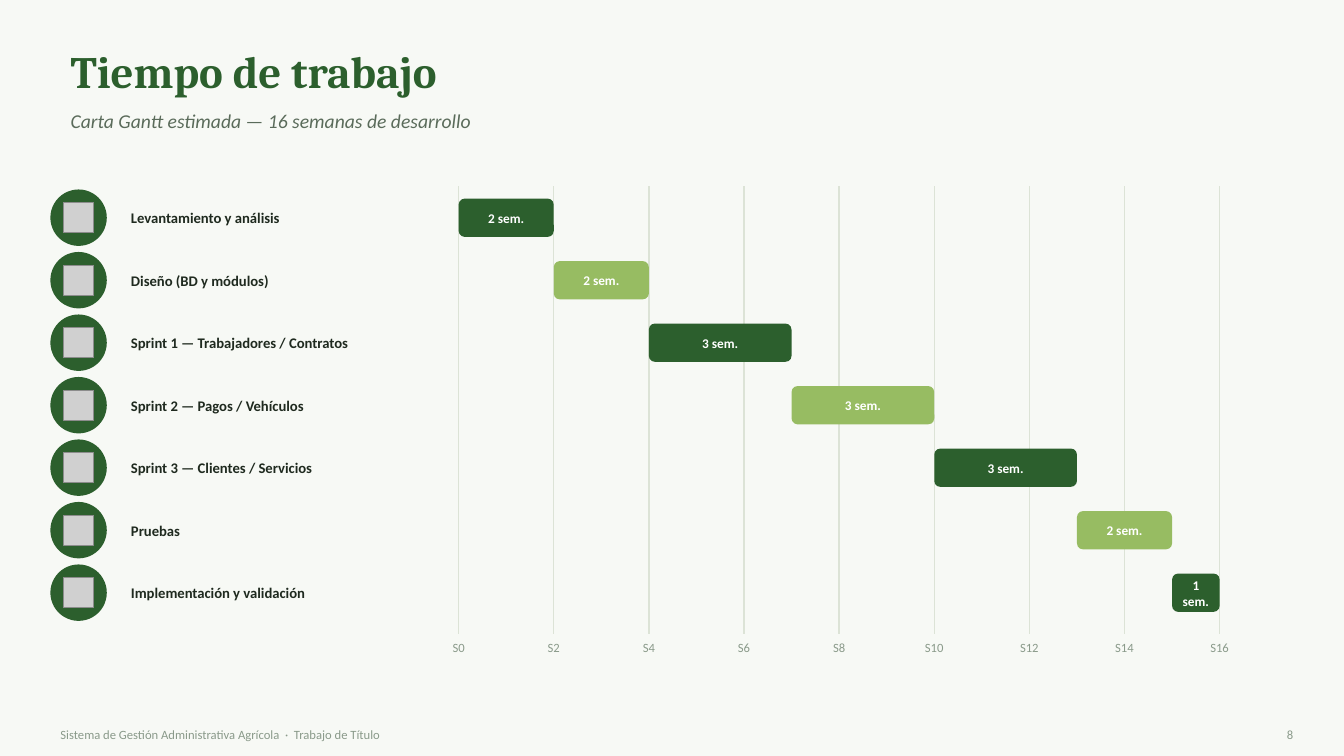
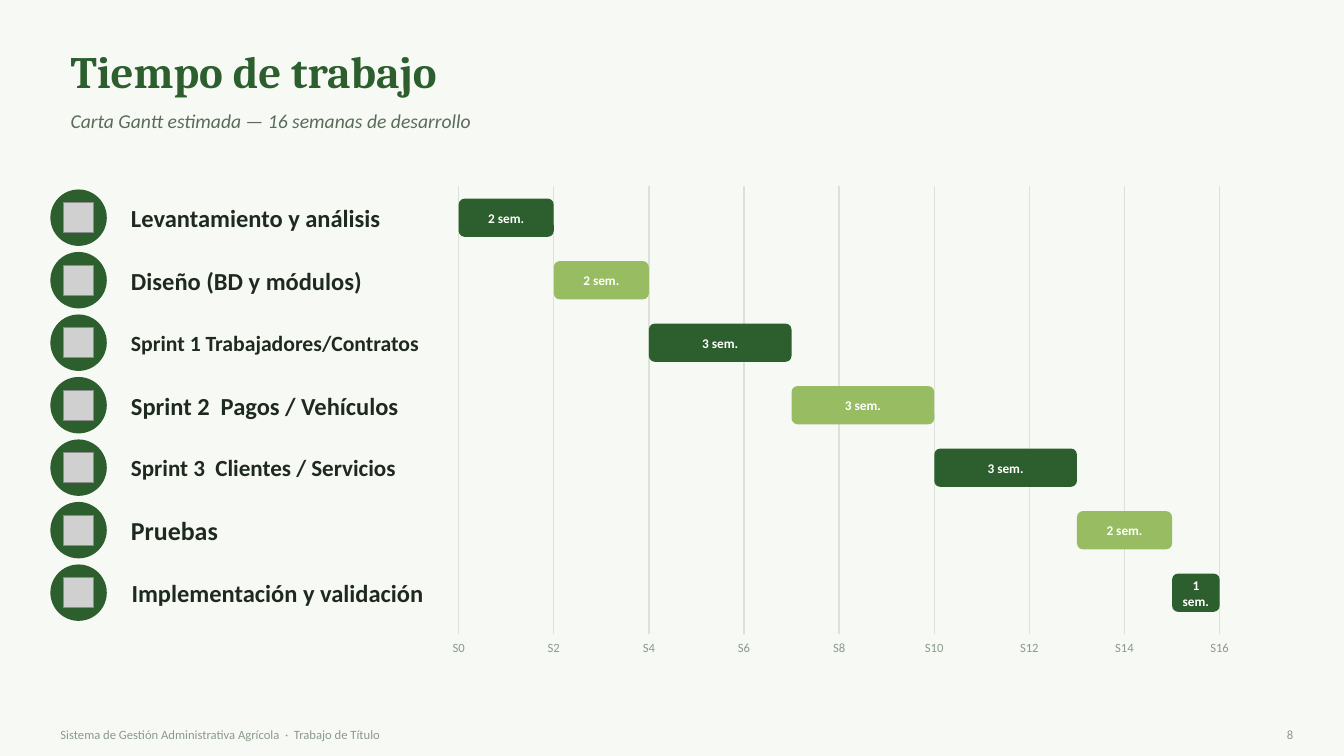
Before and after one commit to xXAlex236Xx/Capstone_005D, a slide deck: slide 9 of FASE 1/Evidencias Grupales/Presentacion_Proyecto.pptx (slide 8 before the commit). Drawn at 1344x756 pixels with LibreOffice and Linux fonts; fonts in the diff are those of the drawing; grey boxes stand for pictures. Boxes give left, top, right and bottom in pixels: in the first picture for what was removed or moved away, otherwise in the second. Text is boxed around its words. In the diff, an @@ line names an element or a change of style, - is before the commit and + after.

Commit message:
Presentacion

```diff
--- a/FASE 1/Evidencias Grupales/Presentacion_Proyecto.pptx
+++ b/FASE 1/Evidencias Grupales/Presentacion_Proyecto.pptx
@@ text at [131,335,419,355]: text changed; size 10.5 to 15.5 pt @@
-Sprint 1 — Trabajadores / Contratos
+Sprint 1 Trabajadores/Contratos
@@ text at [131,397,398,419]: text changed; size 10.5 to 17.5 pt @@
-Sprint 2 — Pagos / Vehículos
+Sprint 2 Pagos / Vehículos
@@ text at [131,459,395,480]: text changed; size 10.5 to 16.5 pt @@
-Sprint 3 — Clientes / Servicios
+Sprint 3 Clientes / Servicios
@@ text "Pruebas" at [131,521,218,540]: size 10.5 to 18.5 pt @@
@@ size 10.5 to 17.5 pt in 3 elements at [131,209,380,231], [131,272,362,294], [132,584,423,606] @@
```
Also in this commit, not shown: 7 other slides changed, 1 slide added.
